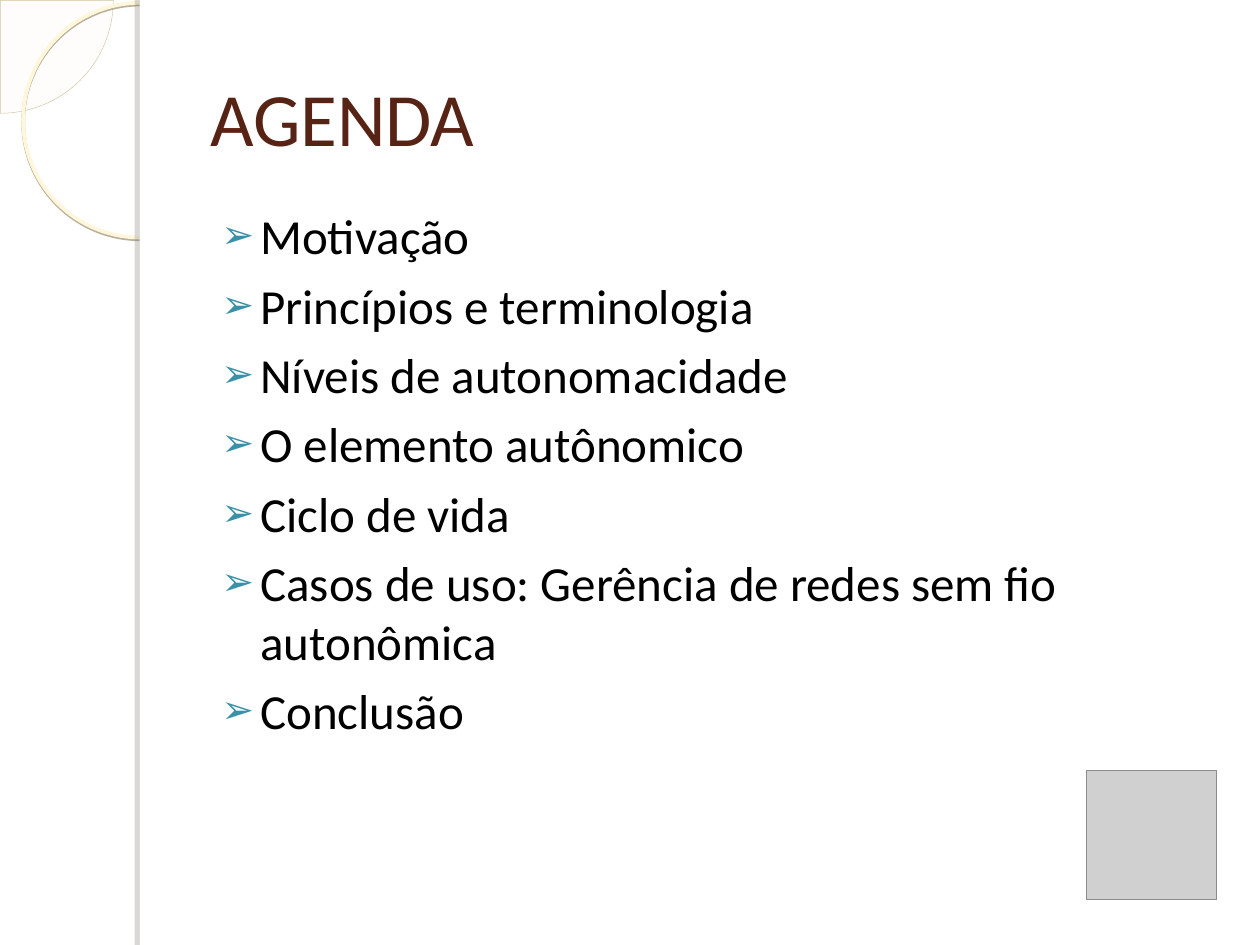
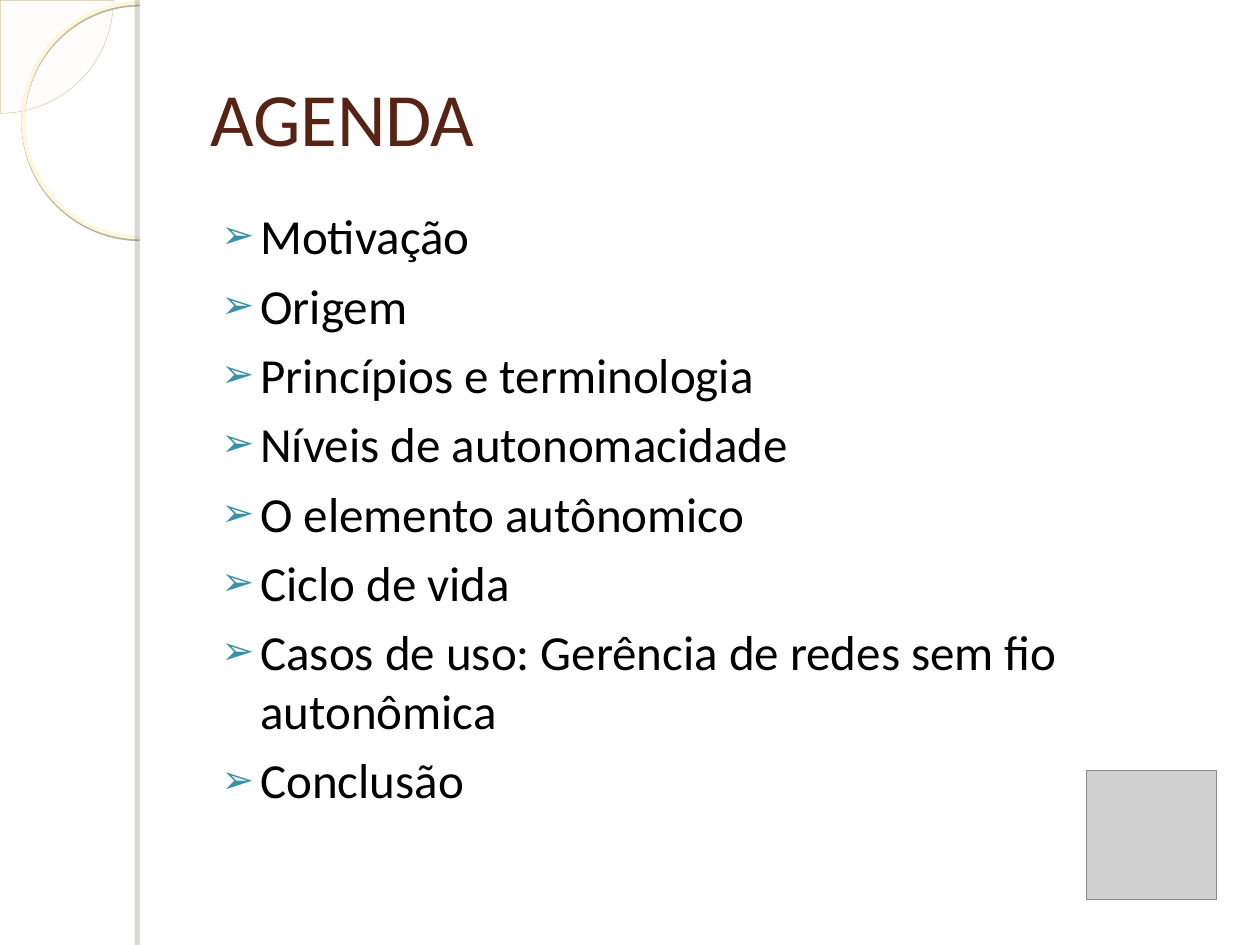
Before and after one commit to humbertogaliza/relatorio-mob655, a slide deck: slide 2 of Apresentação Redes Autonômicas.ppt. Drawn at 1260x945 pixels with LibreOffice and Linux fonts; fonts in the diff are those of the drawing; grey boxes stand for pictures; background and template pictures are left out. Boxes give left, top, right and bottom in pixels: in the first picture for what was removed or moved away, otherwise in the second. Text is boxed around its words. In the diff, an @@ line names an element or a change of style, - is before the commit and + after.

```diff
--- a/Apresentação Redes Autonômicas.ppt
+++ b/Apresentação Redes Autonômicas.ppt
@@ text at box(260, 290, 407, 333): paragraph added @@
+➢ Origem
```
Also in this commit, not shown: 6 other slides changed, 2 slides added, 1 other file.
